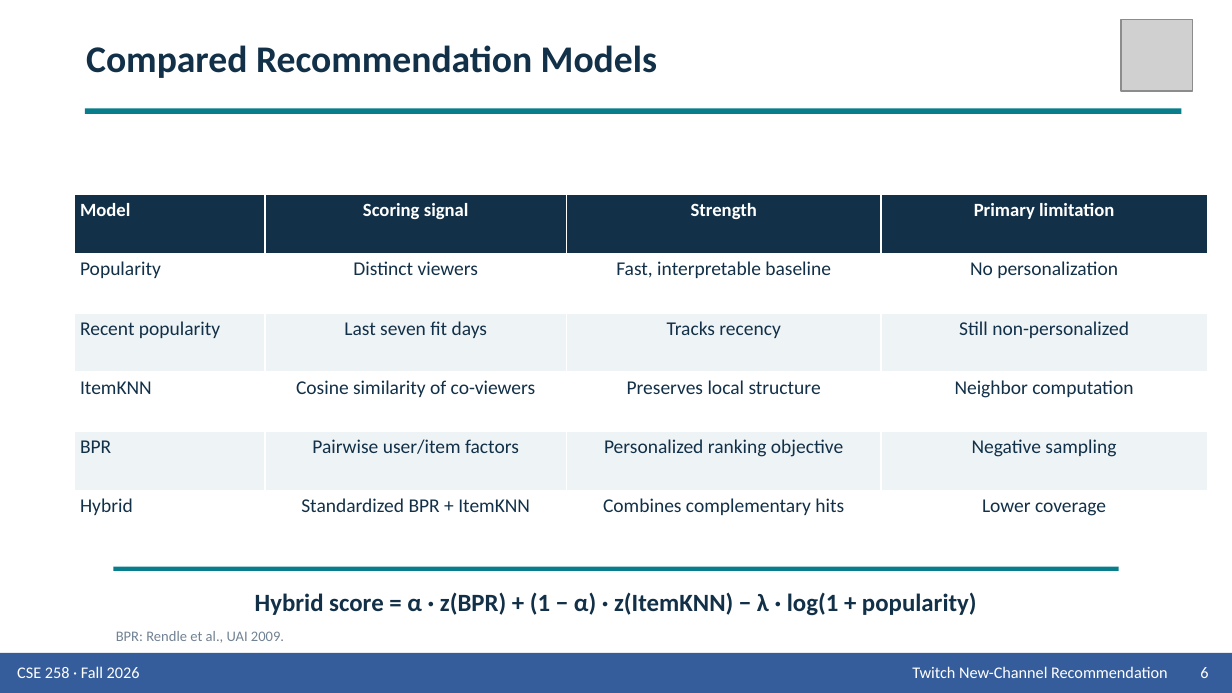
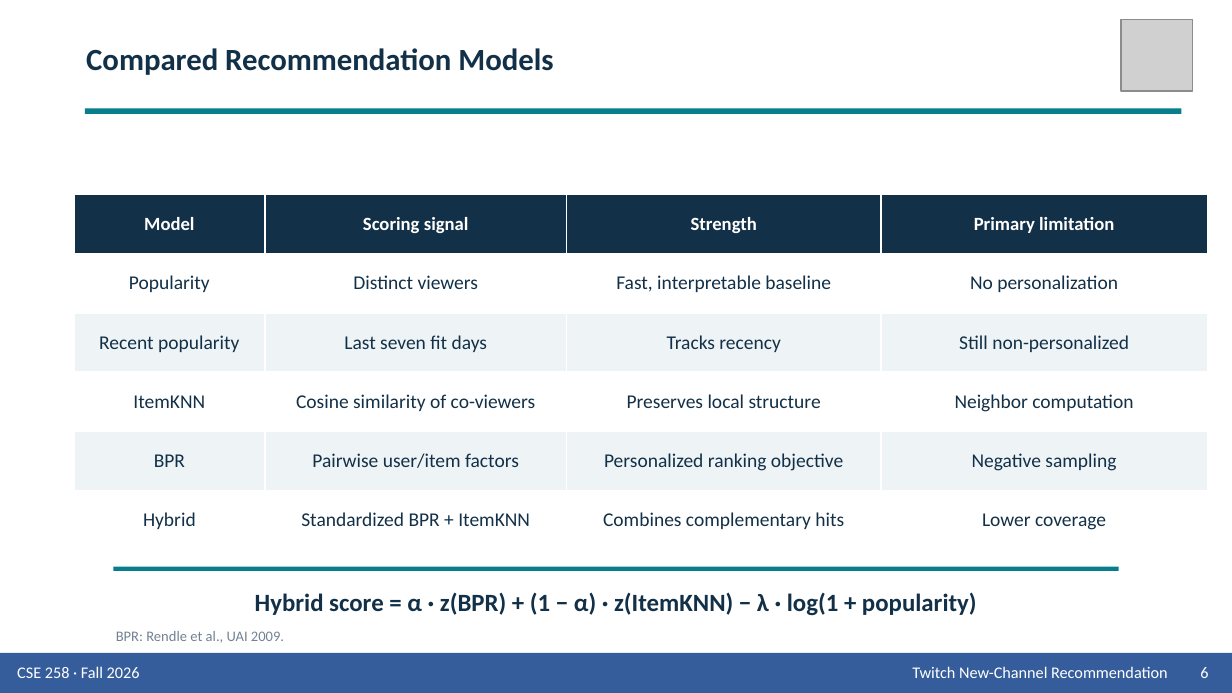
Before and after one commit to Wen-Chieh-Lo/You-know-who-did-God-did-, a slide deck: slide 6 of presentation/Group_9_Presentation_Twitch.pptx. Drawn at 1232x693 pixels with LibreOffice and Linux fonts; fonts in the diff are those of the drawing; grey boxes stand for pictures. Boxes give left, top, right and bottom in pixels: in the first picture for what was removed or moved away, otherwise in the second. Text is boxed around its words. In the diff, an @@ line names an element or a change of style, - is before the commit and + after.

Commit message:
Unify slide titles and center table text

```diff
--- a/presentation/Group_9_Presentation_Twitch.pptx
+++ b/presentation/Group_9_Presentation_Twitch.pptx
@@ text "Compared Recommendation Models" at (x1=86, y1=48, x2=553, y2=75): size 22 to 18 pt @@
@@ table at (x1=74, y1=195, x2=1207, y2=549) @@
@@ alignment left to centre @@
```
Also in this commit, not shown: 14 other slides changed, 1 other file.
